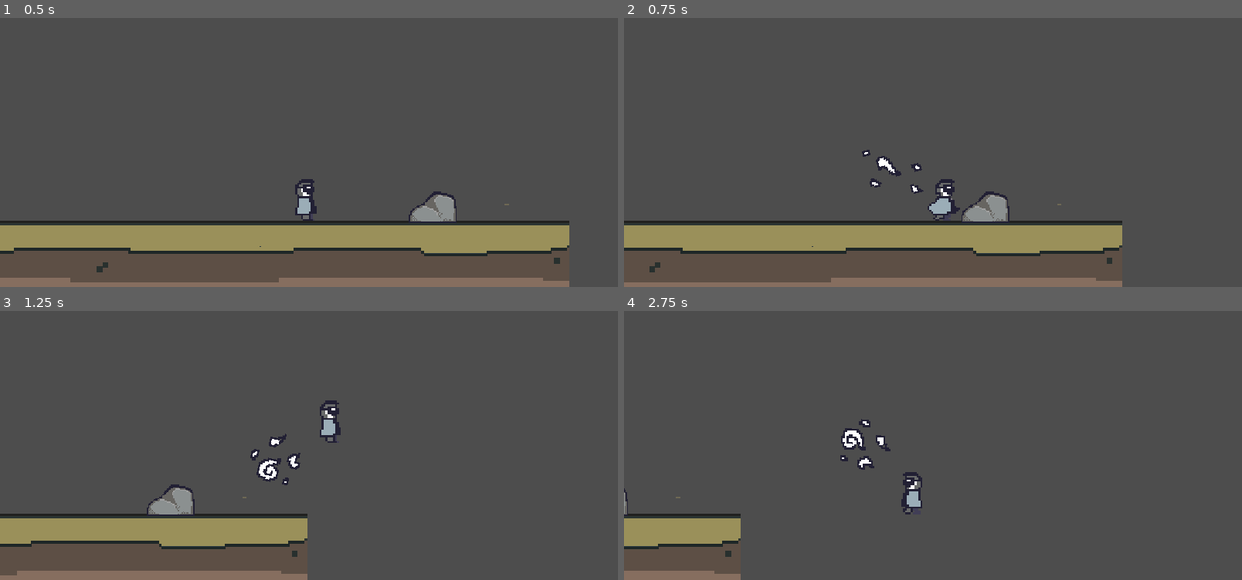
Above: before the commit, frames 1-4 (two rows, left to right).
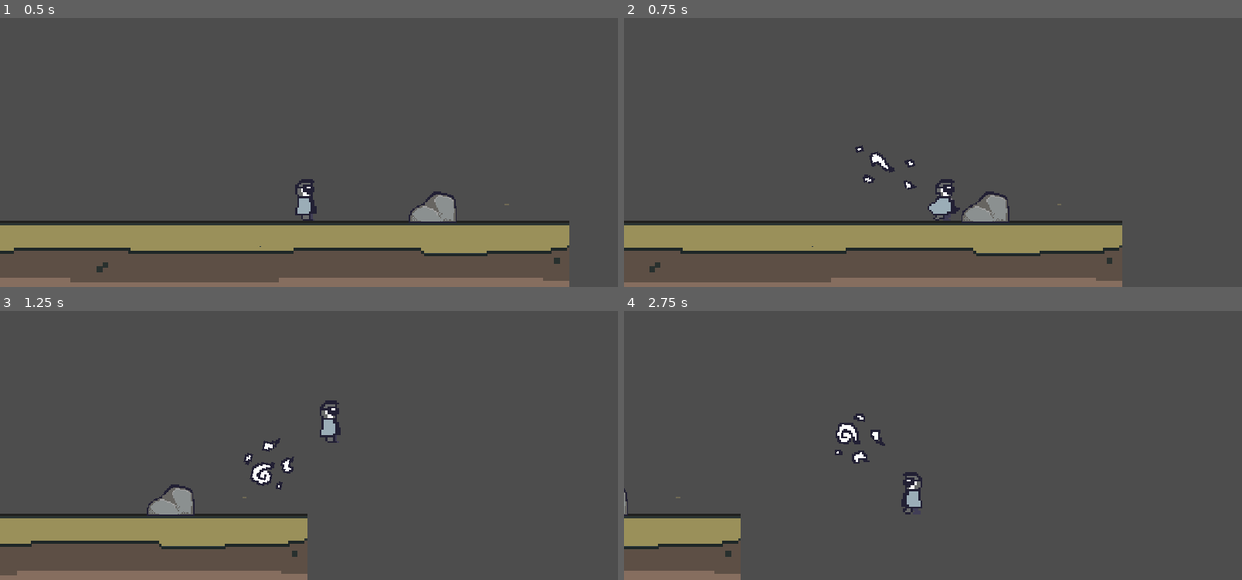
Above: after the commit, the same moments.

Repository: RobChiocchio/godot-wild-jam-58
Game: Godot game, scene res://scenes/shrine_level.tscn
The game is run twice, just before and just after one commit, with the same random seed, the same clock (stepped at 60 frames per second) and the same inputs. This scene is started directly instead of the project's main scene.
Inputs (mouse positions are in pixels of both pictures, inside the frame that each line leads up to):
- Up to frame 1 (0.5 s): no input
- Up to frame 2 (0.75 s): move the mouse to (902, 171) at 0.52 s; press the mouse at (902, 171) at 0.53 s; hold D (move_right) from 0.53 s (still down)
- Up to frame 3 (1.25 s): keep holding D (move_right); tap W (jump) at 0.77 s; right-click (278, 464) at 0.8 s
- Up to frame 4 (2.75 s): move the mouse to (1118, 445) at 1.27 s; release the mouse at (1118, 445) at 1.28 s; right-click (1118, 445) at 1.35 s; tap W (jump) at 1.52 s; click (1118, 445) at 1.55 s; move the mouse to (747, 329) at 2.02 s; release D (move_right) at 2.03 s; press the mouse at (747, 329) at 2.03 s; hold A (move_left) from 2.03 s (still down); right-click (747, 329) at 2.3 s

Frame 1 is identical in both runs. In frame 2, 0.4% of the frame differs, in the area x 37-49%, y 47-66%; in frame 3, 0.7%; in frame 4, 0.7%, in the area x 34-44%, y 38-60%.

Commit message:
Better blow physics

Diff:
--- a/scenes/level.tscn
+++ b/scenes/level.tscn
@@ -8,6 +8,9 @@
 [ext_resource type="Texture2D" uid="uid://bnyyo6kj6ftfw" path="res://assets/objects/placeholder_crate.png" id="5_v725f"]
 
 [sub_resource type="RectangleShape2D" id="RectangleShape2D_37dqy"]
+
+[sub_resource type="PhysicsMaterial" id="PhysicsMaterial_p3ksl"]
+friction = 0.8
 
 [sub_resource type="ShaderMaterial" id="ShaderMaterial_jvi4o"]
 
@@ -43,6 +46,7 @@
 script = ExtResource("3_63ddi")
 
 [node name="Ground" type="StaticBody2D" parent="."]
+physics_material_override = SubResource("PhysicsMaterial_p3ksl")
 
 [node name="CollisionShape2D" type="CollisionShape2D" parent="Ground"]
 material = SubResource("ShaderMaterial_jvi4o")
--- a/scenes/player.tscn
+++ b/scenes/player.tscn
@@ -163,11 +163,11 @@
 
 [node name="Collider" type="CollisionPolygon2D" parent="Wind"]
 scale = Vector2(10, 10)
-polygon = PackedVector2Array(1.75, 0, 4.9, 1.57, 4.9, -1.57)
+polygon = PackedVector2Array(1.5, 0, 6.5, 2.5, 6.5, -2.5)
 disabled = true
 
 [node name="AnimatedSprite2D" type="AnimatedSprite2D" parent="Wind/Collider"]
-position = Vector2(3.3, 0)
+position = Vector2(3.7, 0)
 rotation = 0.785398
 scale = Vector2(0.1, 0.1)
 sprite_frames = SubResource("SpriteFrames_7vbh0")
--- a/scripts/wind.gd
+++ b/scripts/wind.gd
@@ -39,8 +39,9 @@
 		for body in bodies:
 			if body.has_method("succ"):
 				var distance = body.position.distance_to(_player.position)
-				var strength = max_force #* 1/distance
+				var strength = max_force #max(max_force - log(distance), 0)
 				var force = aim_direction * strength * mult
+				force.y = force.y * 0.25 # hack fix
 				body.succ(force)
 
 	else:
Not shown: 1 places in scenes/level.tscn that only renumber resources
